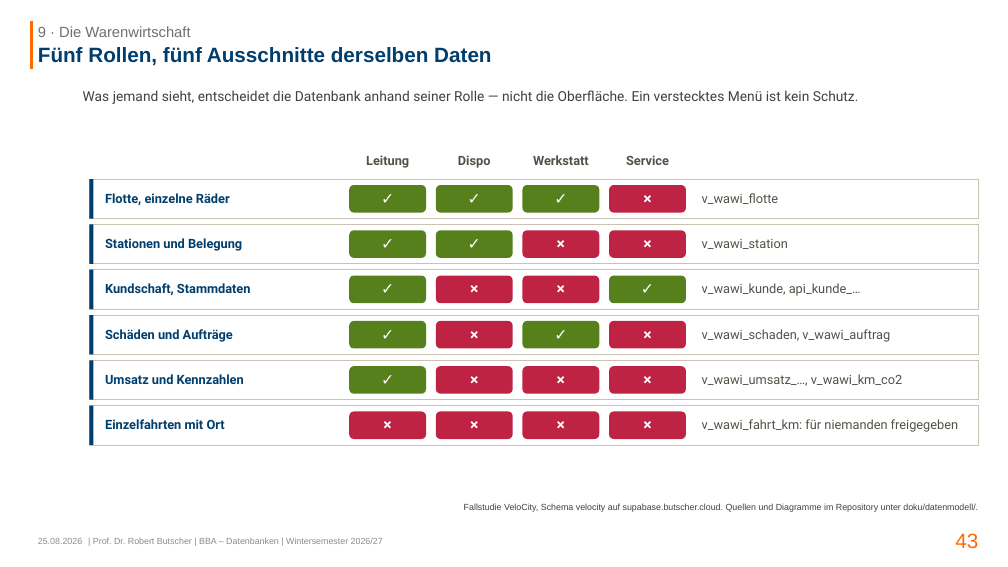
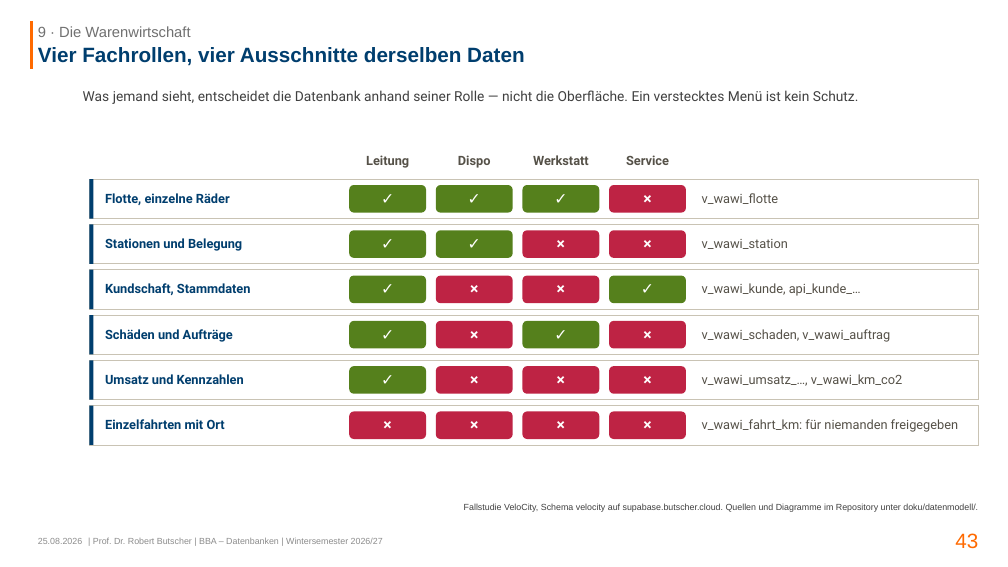
Before and after one commit to swrobuts/velocity-fallstudie, a slide deck: slide 43 of slides/velocity-datenbankentwurf.pptx. Drawn at 1008x567 pixels with LibreOffice and Linux fonts; fonts in the diff are those of the drawing. Boxes give left, top, right and bottom in pixels: in the first picture for what was removed or moved away, otherwise in the second. Text is boxed around its words. In the diff, an @@ line names an element or a change of style, - is before the commit and + after.

```diff
--- a/slides/velocity-datenbankentwurf.pptx
+++ b/slides/velocity-datenbankentwurf.pptx
@@ title at [38,47,524,66]: text changed @@
-Fünf Rollen, fünf Ausschnitte derselben Daten
+Vier Fachrollen, vier Ausschnitte derselben Daten
```
Also in this commit, not shown: 5 other slides changed, 7 other files.
